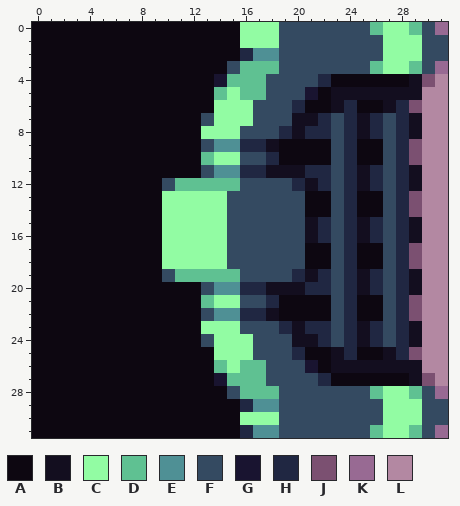
Pixel-art sprite: Art/closed_door.png. This is how it looked before the edit.
The file is 32x32 pixels.
Palette (. is transparent): A #0d0711  B #130e1f  C #92fca3  D #5fc192  E #4f9095  F #344a61  G #191430  H #202742  J #7b5071  K #986a93  L #b388a2
After the commit:
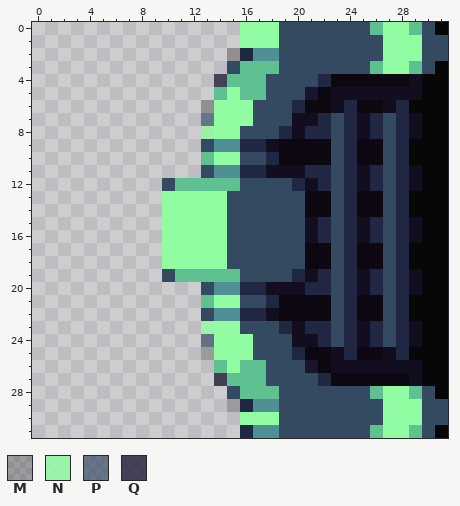
Colours new in this view: M #07070740  N #92fca3d5  P #344a61aa  Q #191430c0
Changes in this commit:
@@ palette @@
-L #b388a2
+L #070707
@@ x 0..31 @@
- 0 AAAAAAAAAAAAAAAACCCFFFFFFFDCCDFK
- 1 AAAAAAAAAAAAAAAACCCFFFFFFFFCCCFF
- 2 AAAAAAAAAAAAAAAAHEEFFFFFFFFCCCFF
- 3 AAAAAAAAAAAAAAAFDDDFFFFFFFDCCDFK
- 4 AAAAAAAAAAAAAAGDDDFFFFHAAAAAABJL
- 5 AAAAAAAAAAAAAADCDDFFFGABBBBBBBLL
- 6 AAAAAAAAAAAAAACCCFFFHAABHAABHJLL
- 7 AAAAAAAAAAAAAFCCCFFFBBHFHBHFHBLL
- 8 AAAAAAAAAAAAACCCFFFHBHHFHBHFHBLL
- 9 AAAAAAAAAAAAAFEEHHBAAAAFHAAFHJLL
-10 AAAAAAAAAAAAADCCFFHAAAAFHAAFHJLL
-11 AAAAAAAAAAAAAFEEHHBBBHHFHBHFHBLL
-12 AAAAAAAAAAFDDDDDFFFFHBHFHBHFHBLL
-13 AAAAAAAAAACCCCCFFFFFFAAFHAAFHJLL
-14 AAAAAAAAAACCCCCFFFFFFAAFHAAFHJLL
-15 AAAAAAAAAACCCCCFFFFFFBHFHBHFHBLL
-16 AAAAAAAAAACCCCCFFFFFFBHFHBHFHBLL
-17 AAAAAAAAAACCCCCFFFFFFAAFHAAFHJLL
-18 AAAAAAAAAACCCCCFFFFFFAAFHAAFHJLL
-19 AAAAAAAAAAFDDDDDFFFFHBHFHBHFHBLL
-20 AAAAAAAAAAAAAFEEHHBBBHHFHBHFHBLL
-21 AAAAAAAAAAAAADCCFFHAAAAFHAAFHJLL
-22 AAAAAAAAAAAAAFEEHHBAAAAFHAAFHJLL
-23 AAAAAAAAAAAAACCCFFFHBHHFHBHFHBLL
-24 AAAAAAAAAAAAAFCCCFFFBBHFHBHFHBLL
-25 AAAAAAAAAAAAAACCCFFFHAABHAABHJLL
-26 AAAAAAAAAAAAAADCDDFFFGABBBBBBBLL
-27 AAAAAAAAAAAAAAGDDDFFFFHAAAAAABJL
-28 AAAAAAAAAAAAAAAFDDDFFFFFFFDCCDFK
-29 AAAAAAAAAAAAAAAAHEEFFFFFFFFCCCFF
-30 AAAAAAAAAAAAAAAACCCFFFFFFFFCCCFF
-31 AAAAAAAAAAAAAAAAHEEFFFFFFFDCCDFK
+ 0 ................CCCFFFFFFFDCCDFL
+ 1 ................CCCFFFFFFFFCCCFF
+ 2 ...............MHEEFFFFFFFFCCCFF
+ 3 ...............FDDDFFFFFFFDCCDFL
+ 4 ..............QDDDFFFFHAAAAAABLL
+ 5 ..............DCDDFFFGABBBBBBBLL
+ 6 .............MCCCFFFHAABHAABHLLL
+ 7 .............PCCCFFFBBHFHBHFHBLL
+ 8 .............NCCFFFHBHHFHBHFHBLL
+ 9 .............FEEHHBAAAAFHAAFHLLL
+10 .............DCCFFHAAAAFHAAFHLLL
+11 .............FEEHHBBBHHFHBHFHBLL
+12 ..........FDDDDDFFFFHBHFHBHFHBLL
+13 ..........CCCCCFFFFFFAAFHAAFHLLL
+14 ..........CCCCCFFFFFFAAFHAAFHLLL
+15 ..........CCCCCFFFFFFBHFHBHFHBLL
+16 ..........CCCCCFFFFFFBHFHBHFHBLL
+17 ..........CCCCCFFFFFFAAFHAAFHLLL
+18 ..........CCCCCFFFFFFAAFHAAFHLLL
+19 ..........FDDDDDFFFFHBHFHBHFHBLL
+20 .............FEEHHBBBHHFHBHFHBLL
+21 .............DCCFFHAAAAFHAAFHLLL
+22 .............FEEHHBAAAAFHAAFHLLL
+23 .............NCCFFFHBHHFHBHFHBLL
+24 .............PCCCFFFBBHFHBHFHBLL
+25 .............MCCCFFFHAABHAABHLLL
+26 ..............DCDDFFFGABBBBBBBLL
+27 ..............QDDDFFFFHAAAAAABLL
+28 ...............FDDDFFFFFFFDCCDFL
+29 ...............MHEEFFFFFFFFCCCFF
+30 ................CCCFFFFFFFFCCCFF
+31 ................HEEFFFFFFFDCCDFL
